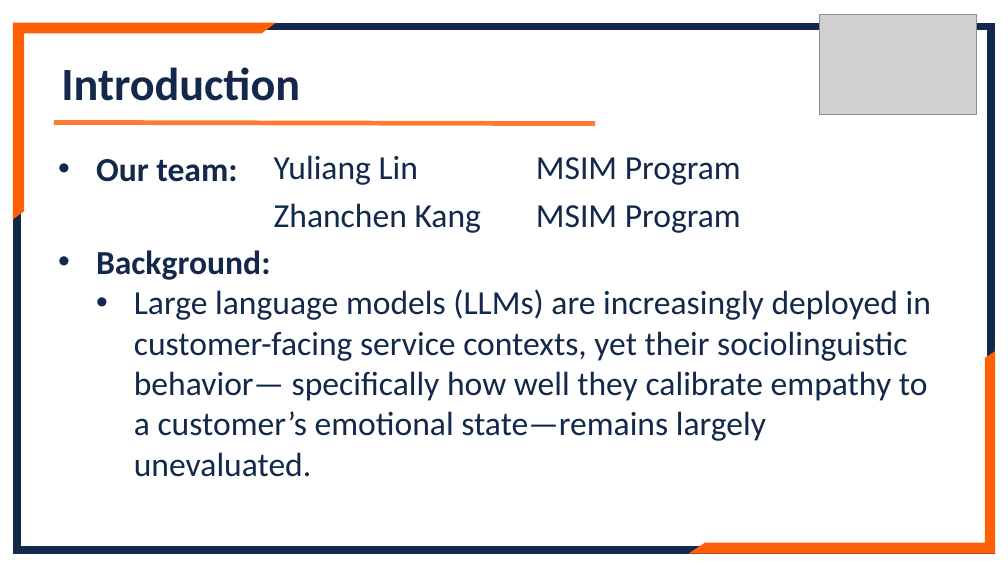
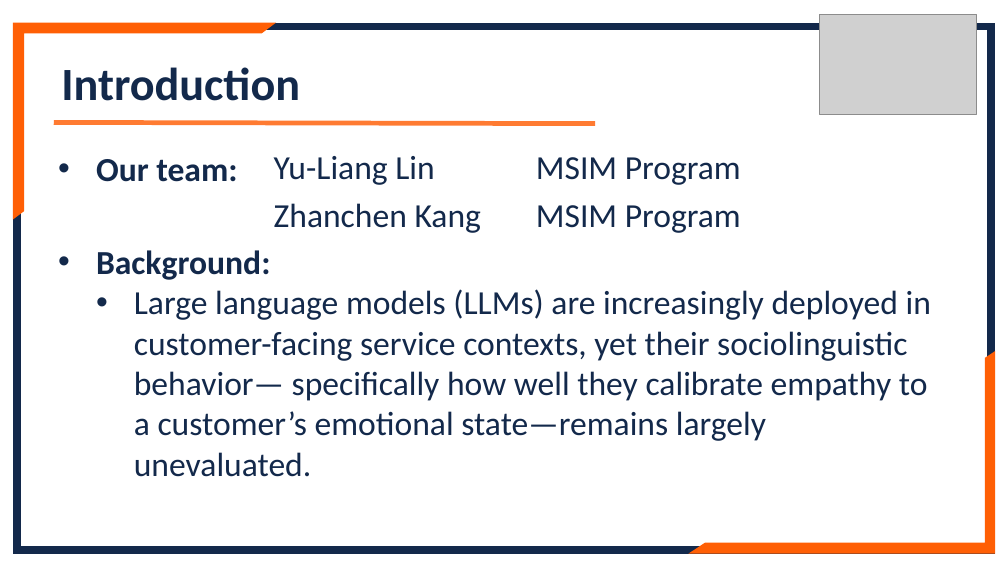
Before and after one commit to lennylin1998/ecs-llm, a slide deck: slide 2 of src/Files/Final_ppt.pptx. Drawn at 1008x567 pixels with LibreOffice and Linux fonts; fonts in the diff are those of the drawing; grey boxes stand for pictures. Boxes give left, top, right and bottom in pixels: in the first picture for what was removed or moved away, otherwise in the second. Text is boxed around its words. In the diff, an @@ line names an element or a change of style, - is before the commit and + after.

```diff
--- a/src/Files/Final_ppt.pptx
+++ b/src/Files/Final_ppt.pptx
@@ table at (x1=266, y1=144, x2=1008, y2=240) @@
-row 1, column 1: Yuliang Lin
+row 1, column 1: Yu-Liang Lin
```
Also in this commit, not shown: 1 other slide changed, 1 slide added.
